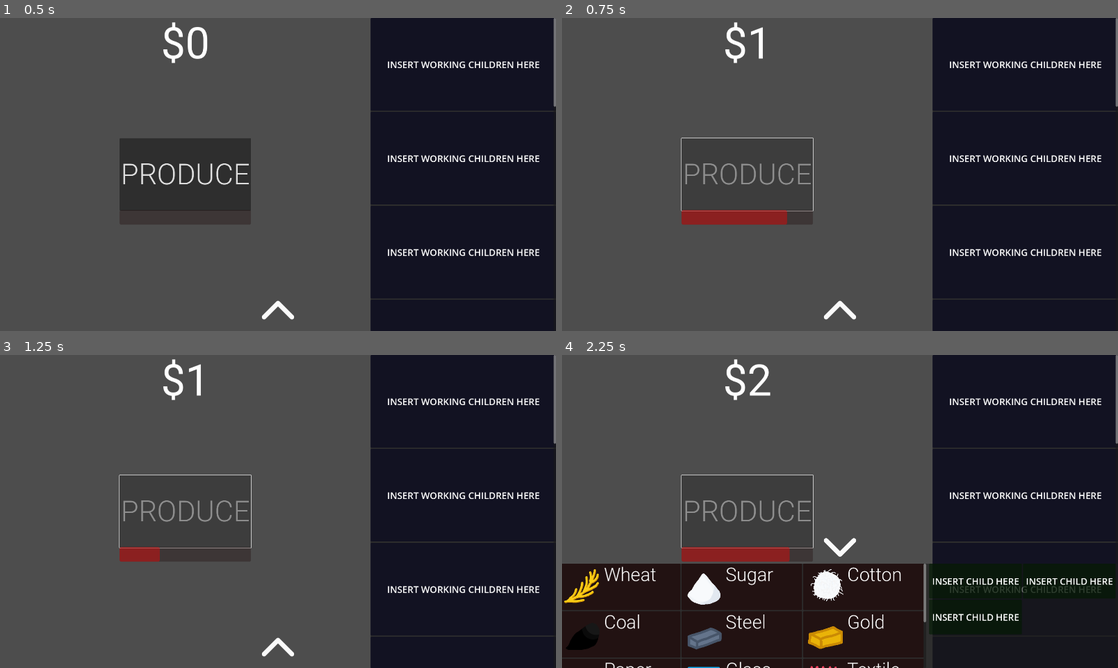
Above: before the commit, frames 1-4 (two rows, left to right).
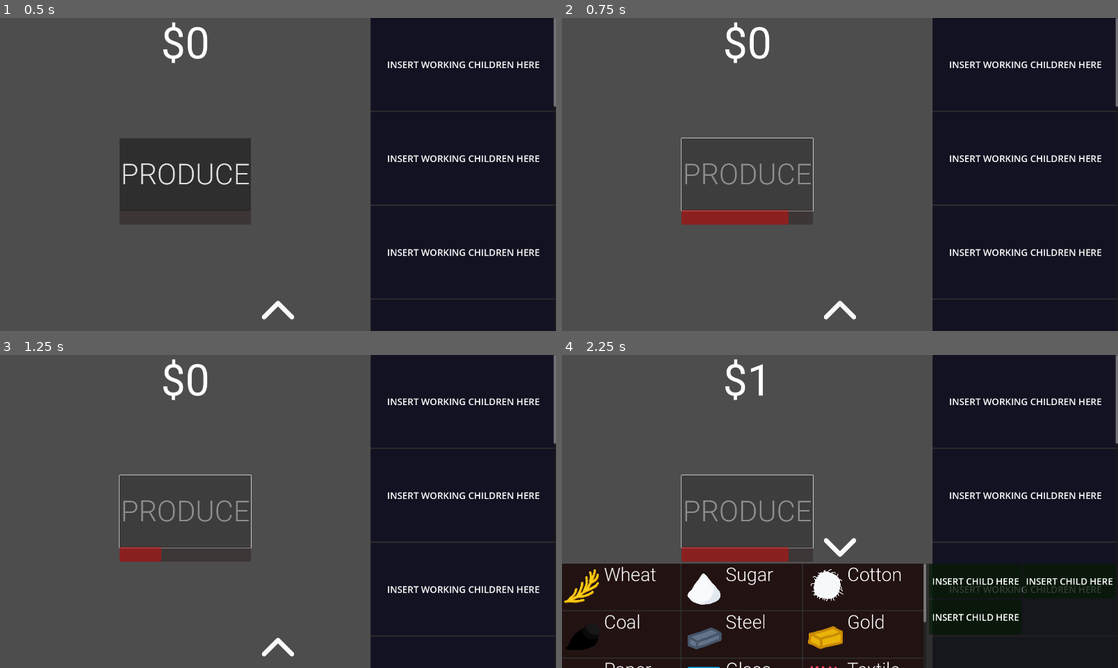
Above: after the commit, the same moments.

Repository: LowBudgetGameDev/Industrial-Revolution-Game
Game: Godot game, scene res://Scenes/Game_Scene.tscn
Same seed, same stepped clock (60 frames per second), same inputs: the game is played once before the commit and once after it.
Inputs (mouse positions are in pixels of both pictures, inside the frame that each line leads up to):
- Up to frame 1 (0.5 s): no input
- Up to frame 2 (0.75 s): click "PRODUCE" at 0.5 s
- Up to frame 3 (1.25 s): no input
- Up to frame 4 (2.25 s): click (840, 649) at 1.25 s; click "PRODUCE" at 2 s

Frame 1 is identical in both runs. In frame 2, 0.2% of the frame differs, in the area x 33-41%, y 2-66%; in frame 3, 0.2%; in frame 4, 0.2%.

Commit message:
made get money after time.

Diff:
--- a/Scripts/ProductionUI.gd
+++ b/Scripts/ProductionUI.gd
@@ -4,7 +4,7 @@
 @export var delay_bar : ProgressBar
 
 var _delay = 1.0
-var _timer = 0.0
+var _timer = -0.01
 
 # Called when the node enters the scene tree for the first time.
 func _ready():
@@ -21,13 +21,13 @@
 	_update_delay_bar()
 
 	if _timer < 0.0:
+		MoneyManager.instance.gain_money(1)
 		button.disabled = false
 
 func _produce():
 	if _timer > 0.0:
 		return
 
-	MoneyManager.instance.gain_money(1)
 	_timer += _delay
 
 	button.disabled = true
